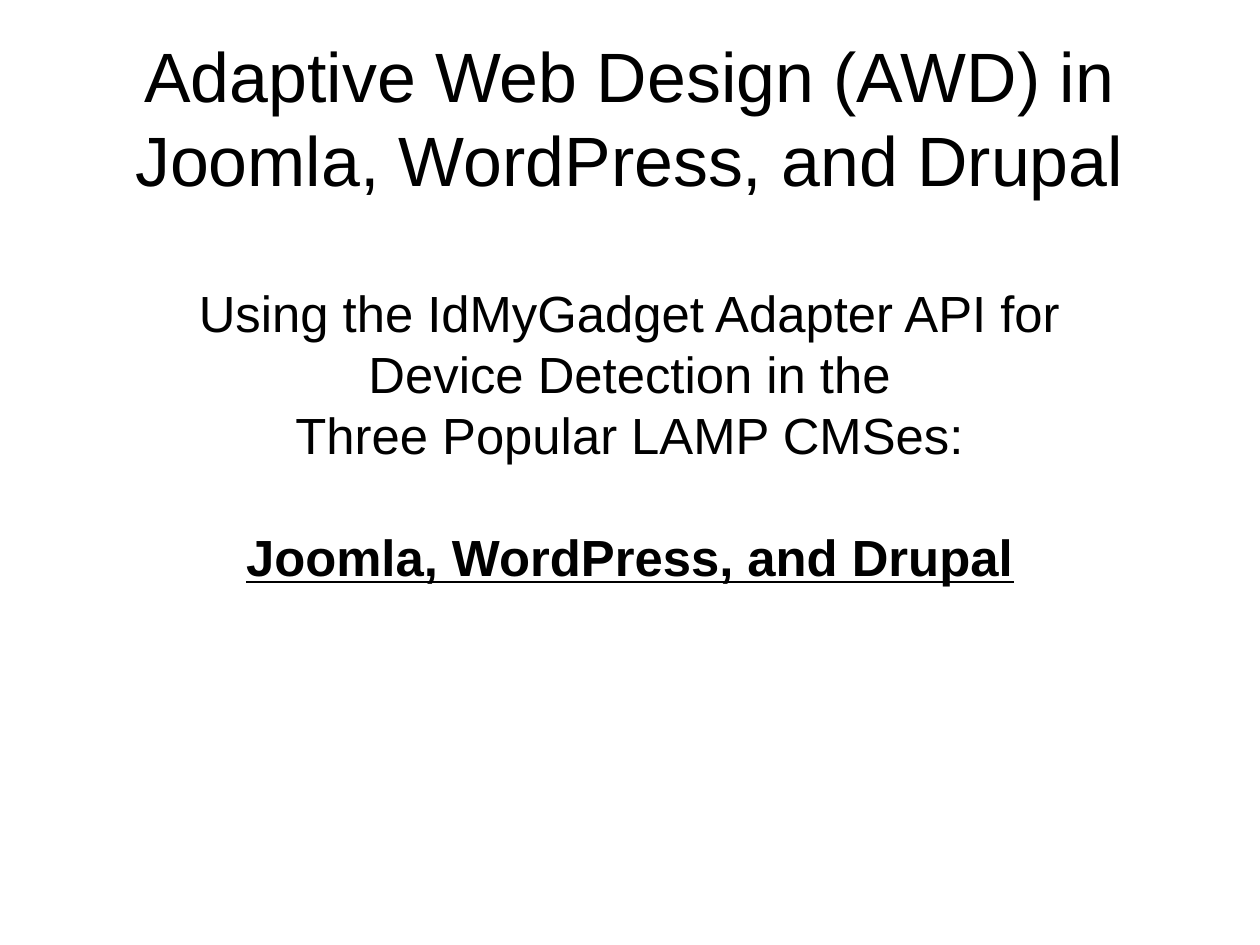
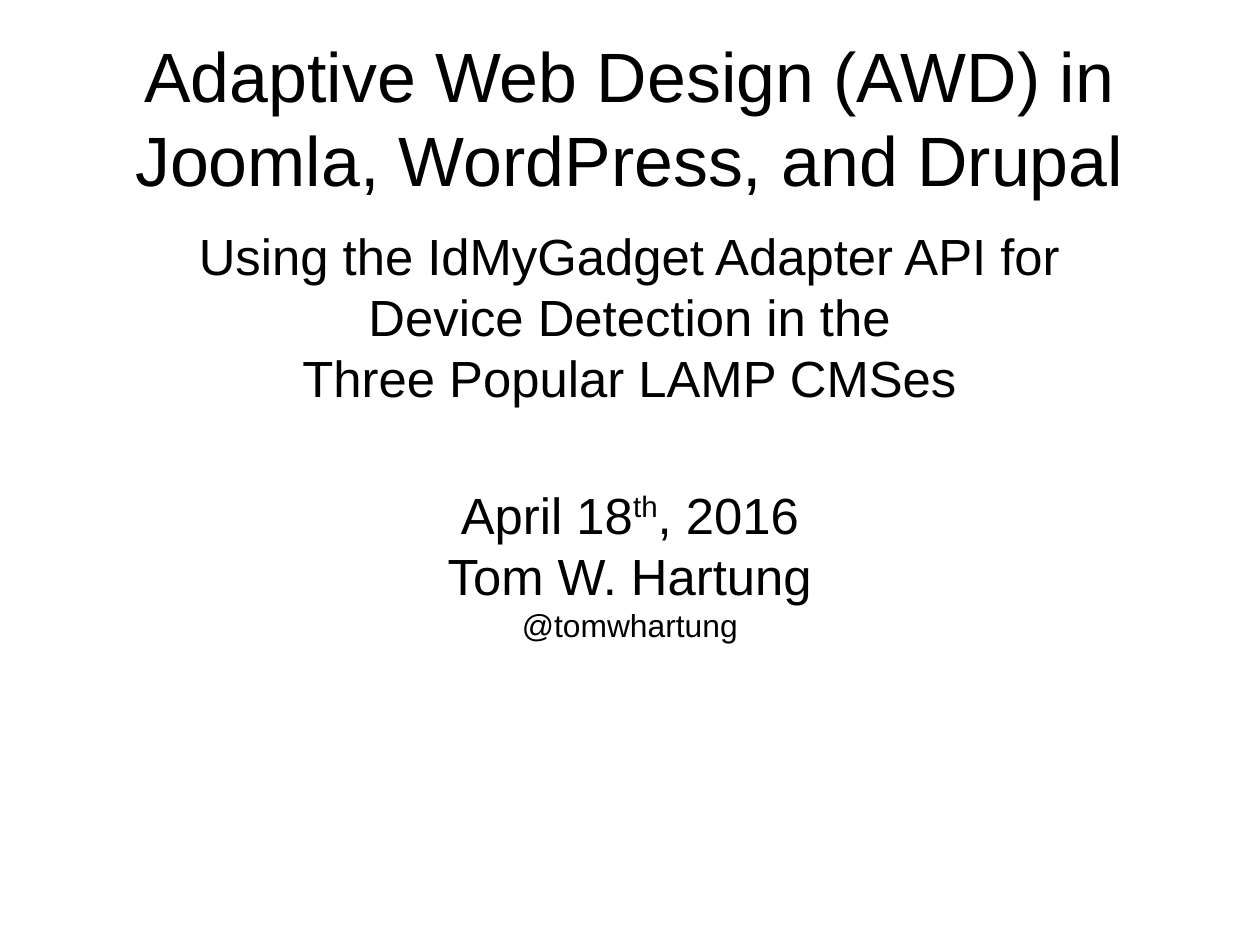
Before and after one commit to tomwhartung/jmws_accoutrements, a slide deck: slide 1 of presentations/2016_04-AWD_in_PHP_CMSes/AWD_in_PHP_CMSes-slides.odp. Drawn at 1260x945 pixels with LibreOffice and Linux fonts; fonts in the diff are those of the drawing. Boxes give left, top, right and bottom in pixels: in the first picture for what was removed or moved away, otherwise in the second. Text is boxed around its words. In the diff, an @@ line names an element or a change of style, - is before the commit and + after.

Commit message:
Updated the title page.  Thinking we are done now.

```diff
--- a/presentations/2016_04-AWD_in_PHP_CMSes/AWD_in_PHP_CMSes-slides.odp
+++ b/presentations/2016_04-AWD_in_PHP_CMSes/AWD_in_PHP_CMSes-slides.odp
@@ subtitle at <box>302,360,956,643</box>: text changed; bold off @@
-Three Popular LAMP CMSes:
-Joomla, WordPress, and Drupal
+Three Popular LAMP CMSes
+April 18th, 2016
+Tom W. Hartung
+@tomwhartung
```
